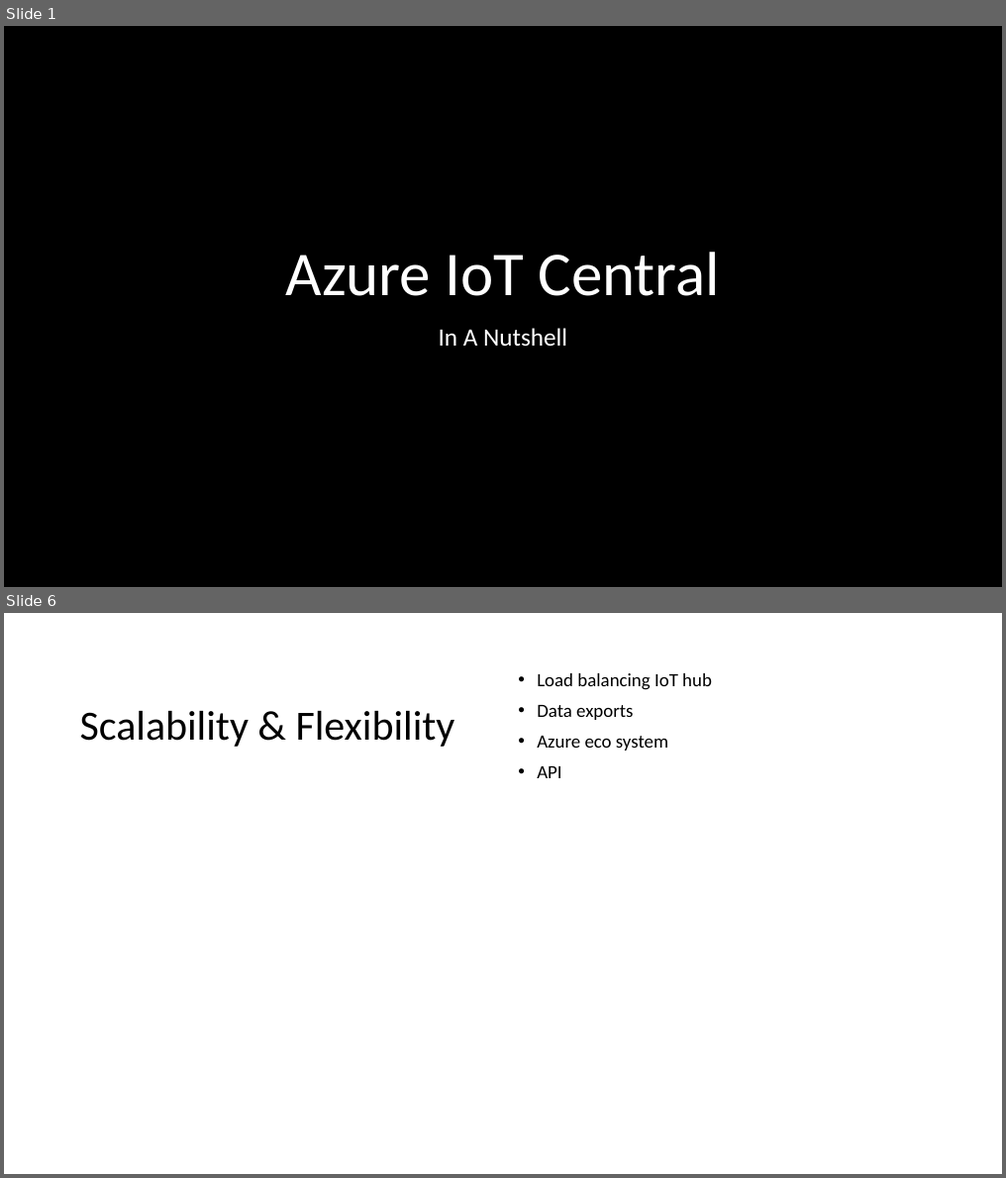
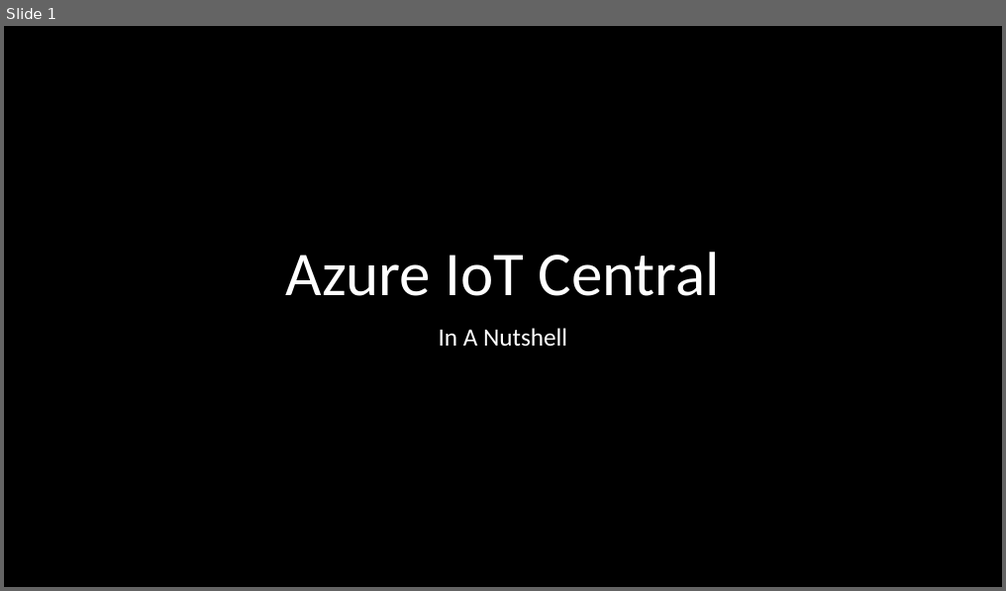
Before and after one commit to thomasgodon/DevCruiseTalk2023, a slide deck: .ppt/Azure Iot Central.pptx. Shown one above the other, each under a label of ours: slides 1 and 6 before the commit, slide 1 after it; the slides between them are not shown. The pictures are 1006x1178 and 1006x591 pixels, drawn with LibreOffice and Linux fonts; fonts in the diff are those of the drawing. Boxes give left, top, right and bottom in pixels: in the first picture for what was removed or moved away, otherwise in the second. Text is boxed around its words. In the diff, an @@ line names an element or a change of style, - is before the commit and + after.

```diff
--- a/.ppt/Azure Iot Central.pptx
+++ b/.ppt/Azure Iot Central.pptx
@@ slide 6 removed at [4, 613, 1002, 1174], background #FFFFFF @@
@@ text removed at [537, 673, 712, 778] @@
-• Load balancing IoT hub
-• Data exports
-• Azure eco system
-• API
@@ title removed at [80, 711, 455, 747] @@
-Scalability & Flexibility
```
Also in this commit, not shown: 2 slides changed, 3 slides added, 8 other slides removed.
